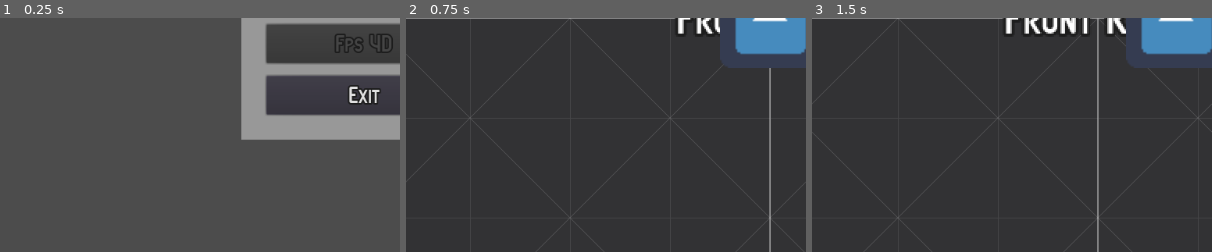
Above: before the commit, frames 1-3 (left to right).
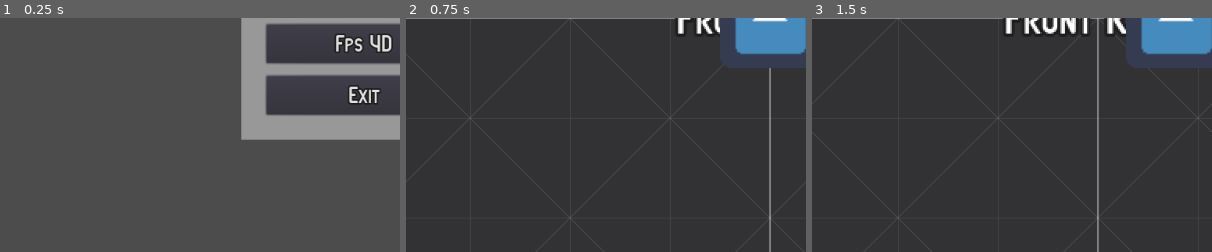
Above: after the commit, the same moments.

Repository: rmvermeulen/hyper-world
Game: Godot game, scene res://MainMenu.tscn
Two runs of this game, one before a commit and one after it. Both use one fixed random seed, a clock stepped at 60 frames per second and the inputs below. The engine's default icon, where the game draws it, is replaced by a stand-in: a white triangle on a blue panel in a dark square.
Inputs:
- Up to frame 1 (0.25 s): no input
- Up to frame 2 (0.75 s): click "Topdown 2D" at 0.5 s
- Up to frame 3 (1.5 s): tap Enter at 1.25 s; hold Right (move_right) from 1.28 s (still down)
The pictures show only the part of the screen within x 4-54%, y 50-100%; the shares and areas given below are measured in that part.

The runs differ from the first frame. In frame 1, 0.5% of the frame differs, in the area x 84-98%, y 7-15%; in frame 2, nothing differs; in frame 3, nothing differs.

Commit message:
hyper world: open tesseract scene from menu

Diff:
--- a/MainMenu.tscn
+++ b/MainMenu.tscn
@@ -1,9 +1,10 @@
-[gd_scene load_steps=8 format=2]
+[gd_scene load_steps=9 format=2]
 
 [ext_resource path="res://MainMenu.gd" type="Script" id=1]
 [ext_resource path="res://AtarianSystem.ttf" type="DynamicFontData" id=2]
 [ext_resource path="res://cube3_map_2d/TopDown.tscn" type="PackedScene" id=3]
 [ext_resource path="res://ButtonExit.gd" type="Script" id=4]
+[ext_resource path="res://tesseract/TesseractTest.tscn" type="PackedScene" id=5]
 
 [sub_resource type="DynamicFont" id=1]
 size = 32
@@ -25,6 +26,7 @@
 "_edit_use_anchors_": false
 }
 map_2d = ExtResource( 3 )
+map_4d = ExtResource( 5 )
 
 [node name="CenterContainer" type="CenterContainer" parent="."]
 anchor_right = 1.0
